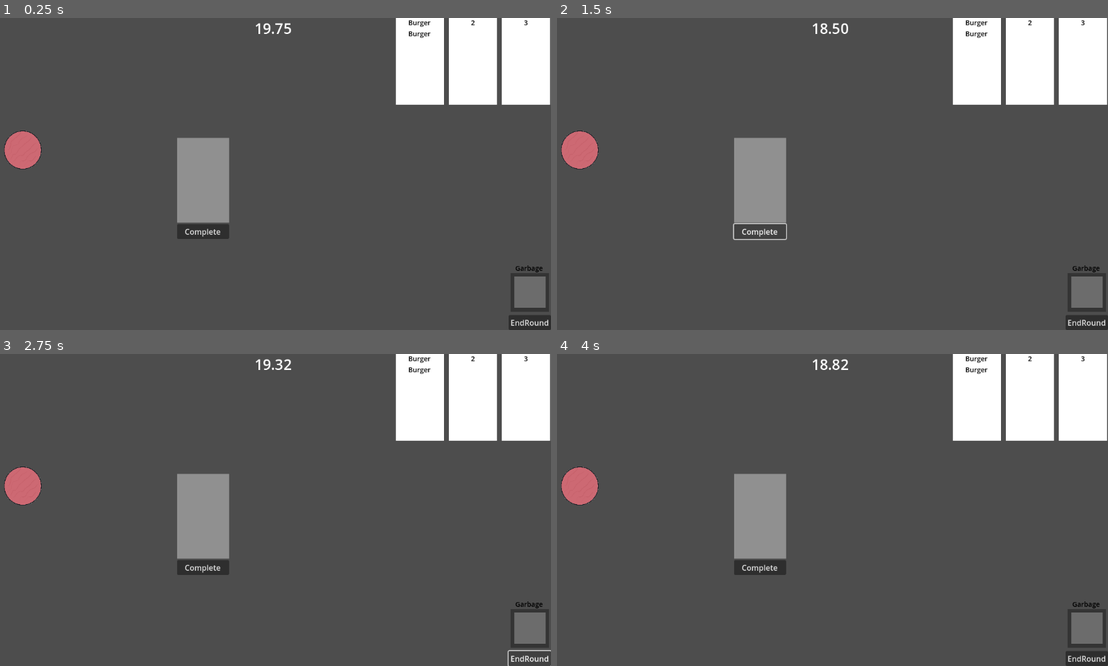
Above: before the commit, frames 1-4 (two rows, left to right).
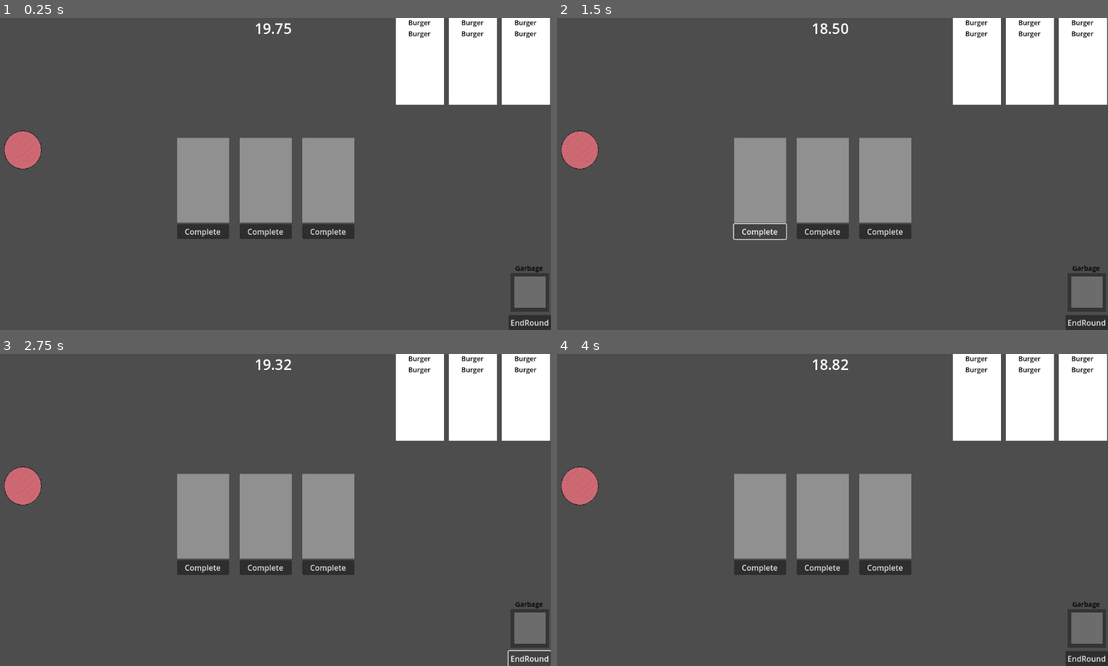
Above: after the commit, the same moments.

Repository: Logan-Flash/Chefs-Up
Game: Godot game, scene res://game_scene.tscn
Same seed, same stepped clock (60 frames per second), same inputs: the game is played once before the commit and once after it.
Inputs (mouse positions are in pixels of both pictures, inside the frame that each line leads up to):
- Up to frame 1 (0.25 s): no input
- Up to frame 2 (1.5 s): click (579, 149) at 0.5 s; click "Complete" at 1.25 s
- Up to frame 3 (2.75 s): click "EndRound" at 2 s
- Up to frame 4 (4 s): click "EndRound" at 2.75 s; click (579, 485) at 3.52 s

The runs differ from the first frame. In frame 1, 6.2% of the frame differs, in the area x 43-98%, y 0-71%; in frame 2, 6.2%; in frame 3, 6.2%; in frame 4, 6.2%.

Commit message:
Multiple Trays
- Added trays to bring total to 3
- Connected trays to the order tickets
- Made collision shape on the items smaller to prevent being able to place them in multiple trays

Diff:
--- a/burger.tscn
+++ b/burger.tscn
@@ -5,7 +5,7 @@
 [ext_resource type="Script" path="res://item_ref.gd" id="3_37v4n"]
 
 [sub_resource type="CircleShape2D" id="CircleShape2D_u3uuq"]
-radius = 40.05
+radius = 4.24264
 
 [node name="Burger" type="Node2D"]
 script = ExtResource("1_qtw7p")
--- a/game_scene.tscn
+++ b/game_scene.tscn
@@ -133,8 +133,62 @@
 shape = SubResource("RectangleShape2D_fcc7r")
 metadata/_edit_lock_ = true
 
-[node name="Burger" parent="." instance=ExtResource("5_pqdkt")]
-position = Vector2(56, 275)
+[node name="Button" type="Button" parent="OrderTray1"]
+offset_left = -54.0
+offset_top = 91.0
+offset_right = 54.0
+offset_bottom = 122.0
+text = "Complete"
+
+[node name="OrderTray2" type="Node2D" parent="." node_paths=PackedStringArray("order_node")]
+position = Vector2(560, 337)
+script = ExtResource("4_3t63p")
+order_node = NodePath("../Order2")
+
+[node name="Sprite2D" type="Sprite2D" parent="OrderTray2"]
+modulate = Color(0.564962, 0.564962, 0.564962, 1)
+scale = Vector2(107.812, 176.75)
+texture = SubResource("CanvasTexture_njqb8")
+metadata/_edit_lock_ = true
+
+[node name="Area2D" type="Area2D" parent="OrderTray2"]
+
+[node name="CollisionShape2D" type="CollisionShape2D" parent="OrderTray2/Area2D"]
+scale = Vector2(1.24638, 2.50709)
+shape = SubResource("RectangleShape2D_fcc7r")
+metadata/_edit_lock_ = true
+
+[node name="Button" type="Button" parent="OrderTray2"]
+offset_left = -54.0
+offset_top = 91.0
+offset_right = 54.0
+offset_bottom = 122.0
+text = "Complete"
+
+[node name="OrderTray3" type="Node2D" parent="." node_paths=PackedStringArray("order_node")]
+position = Vector2(690, 337)
+script = ExtResource("4_3t63p")
+order_node = NodePath("../Order3")
+
+[node name="Sprite2D" type="Sprite2D" parent="OrderTray3"]
+modulate = Color(0.564962, 0.564962, 0.564962, 1)
+scale = Vector2(107.812, 176.75)
+texture = SubResource("CanvasTexture_njqb8")
+metadata/_edit_lock_ = true
+
+[node name="Area2D" type="Area2D" parent="OrderTray3"]
+
+[node name="CollisionShape2D" type="CollisionShape2D" parent="OrderTray3/Area2D"]
+scale = Vector2(1.24638, 2.50709)
+shape = SubResource("RectangleShape2D_fcc7r")
+metadata/_edit_lock_ = true
+
+[node name="Button" type="Button" parent="OrderTray3"]
+offset_left = -54.0
+offset_top = 91.0
+offset_right = 54.0
+offset_bottom = 122.0
+text = "Complete"
 
 [node name="Garbage" type="StaticBody2D" parent="."]
 position = Vector2(1068, 530)
@@ -168,14 +222,15 @@
 label_settings = SubResource("LabelSettings_j46k3")
 horizontal_alignment = 1
 
-[node name="Button" type="Button" parent="."]
-offset_left = 376.0
-offset_top = 428.0
-offset_right = 484.0
-offset_bottom = 451.0
-text = "Complete"
-
-[connection signal="complete_order1" from="OrderTray1" to="Order1" method="_on_order_tray_1_complete_order_1"]
+[node name="Burger" parent="." instance=ExtResource("5_pqdkt")]
+position = Vector2(56, 275)
+
 [connection signal="area_entered" from="OrderTray1/Area2D" to="OrderTray1" method="_on_area_2d_area_entered"]
 [connection signal="area_exited" from="OrderTray1/Area2D" to="OrderTray1" method="_on_area_2d_area_exited"]
-[connection signal="button_up" from="Button" to="OrderTray1" method="_on_button_button_up"]
+[connection signal="button_up" from="OrderTray1/Button" to="OrderTray1" method="_on_button_button_up"]
+[connection signal="area_entered" from="OrderTray2/Area2D" to="OrderTray2" method="_on_area_2d_area_entered"]
+[connection signal="area_exited" from="OrderTray2/Area2D" to="OrderTray2" method="_on_area_2d_area_exited"]
+[connection signal="button_up" from="OrderTray2/Button" to="OrderTray2" method="_on_button_button_up"]
+[connection signal="area_entered" from="OrderTray3/Area2D" to="OrderTray3" method="_on_area_2d_area_entered"]
+[connection signal="area_exited" from="OrderTray3/Area2D" to="OrderTray3" method="_on_area_2d_area_exited"]
+[connection signal="button_up" from="OrderTray3/Button" to="OrderTray3" method="_on_button_button_up"]
--- a/main.gd
+++ b/main.gd
@@ -5,6 +5,10 @@
 func _ready() -> void:
 	$Order1.order = ["Burger", "Burger"]
 	$Order1._set_label_text()
+	$Order2.order = ["Burger", "Burger"]
+	$Order2._set_label_text()
+	$Order3.order = ["Burger", "Burger"]
+	$Order3._set_label_text()
 
 # Called every frame. 'delta' is the elapsed time since the previous frame.
 func _process(delta: float) -> void:
--- a/order.gd
+++ b/order.gd
@@ -21,8 +21,3 @@
 #On customer leaves, clear the label
 
 #On new customer enters, generate new order
-
-
-
-func _on_order_tray_1_complete_order_1() -> void:
-	_generate_order()
--- a/order_tray.gd
+++ b/order_tray.gd
@@ -2,7 +2,7 @@
 
 @export var order_node : Node2D
 var items_in_tray = Array()
-signal complete_order1
+signal complete_order
 
 func _is_order_complete() -> bool:
 	#Simple first check to see if the number of items is the same
@@ -28,7 +28,8 @@
 func _complete_order():
 	for item in items_in_tray:
 		item.item_ref.garbage = true
-	emit_signal("complete_order1")
+	order_node._generate_order() #Remove after adding customers
+	emit_signal("complete_order")
 
 func _add_item_to_tray(item : Area2D):
 	items_in_tray.append(item)
